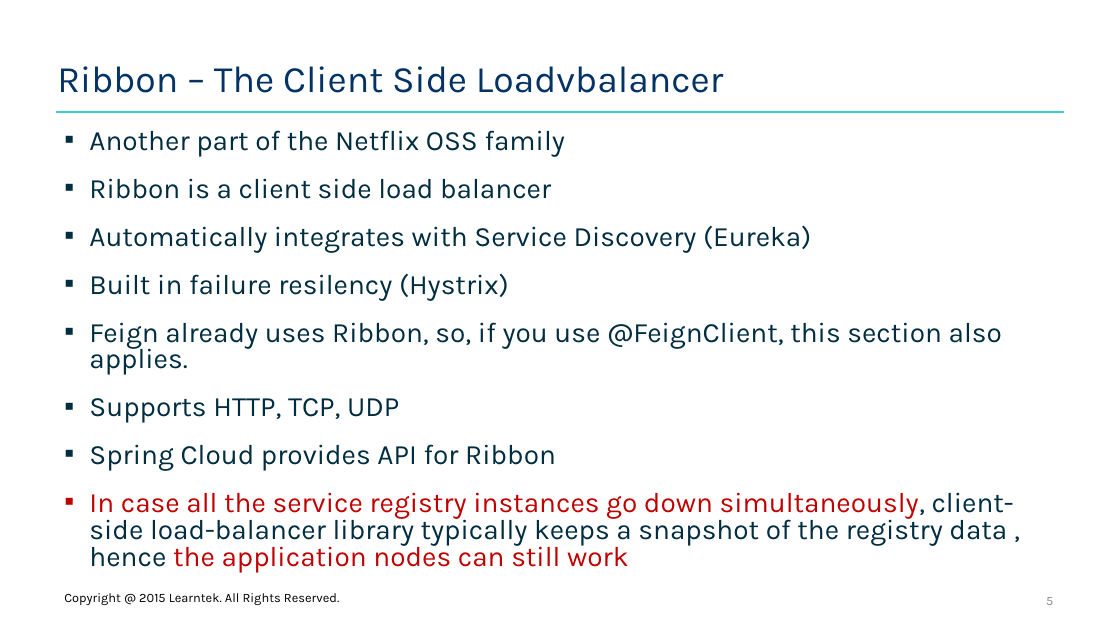
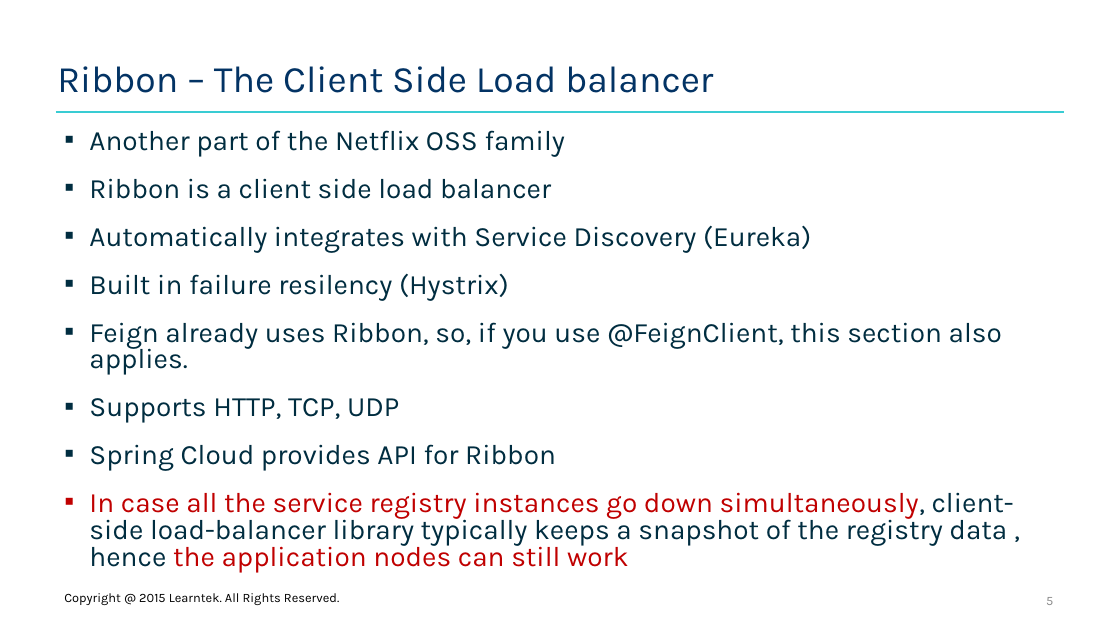
Before and after one commit to santoshkar/Microservice, a slide deck: slide 5 of Presentations/Part-7-Spring Cloud Ribbon.pptx. Drawn at 1120x630 pixels with LibreOffice and Linux fonts; fonts in the diff are those of the drawing; background and template pictures are left out. Boxes give left, top, right and bottom in pixels: in the first picture for what was removed or moved away, otherwise in the second. Text is boxed around its words. In the diff, an @@ line names an element or a change of style, - is before the commit and + after.

```diff
--- a/Presentations/Part-7-Spring Cloud Ribbon.pptx
+++ b/Presentations/Part-7-Spring Cloud Ribbon.pptx
@@ title at <box>57,66,713,93</box>: text changed @@
-Ribbon – The Client Side Loadvbalancer
+Ribbon – The Client Side Load balancer
```
Also in this commit, not shown: 1 other slide changed, 1 other file.
